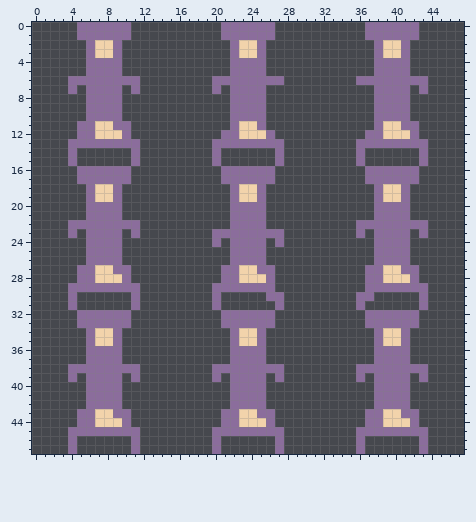
Two versions of one pixel-art sprite, Sprite/PlayerAnim.png. The first picture shows the starting point.
The file is 48x48 pixels.
Once edited:
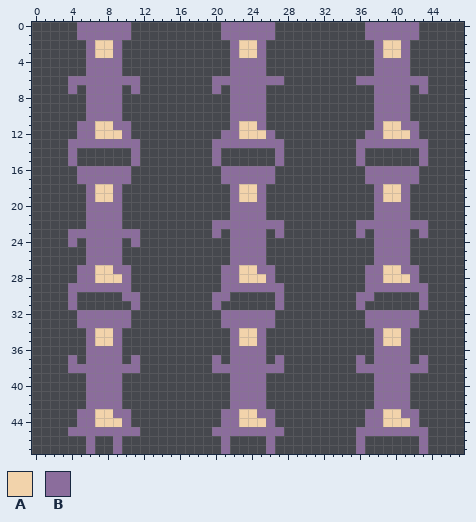
Palette (. is transparent): A #f2d3ab  B #8b6d9c
Author's note on the commit: Made some small changes to the animation system
From old to new:
y 22: x 4..5 BB -> ..; x 10..11 BB -> ..; x 20..21 .. -> BB; x 26..27 .. -> BB
y 23: x 5 . -> B; x 10 . -> B; x 21 B -> .; x 26 B -> .
y 24: x 4 . -> B; x 11 . -> B; x 20 B -> .; x 27 B -> .
y 29: x 11 B -> .; x 20 B -> .; x 27 . -> B
y 30: x 10 . -> B; x 21 . -> B; x 26 B -> .
y 37: x 4 . -> B; x 11 . -> B; x 20 . -> B; x 27 . -> B; x 36 . -> B; x 43 . -> B
y 39: x 4 B -> .; x 11 B -> .; x 20 B -> .; x 27 B -> .; x 36 B -> .; x 43 B -> .
y 46..47: x 4 B -> .; x 6 . -> B; x 9 . -> B; x 11 B -> .; x 20..21 B. -> .B; x 26..27 .B -> B.
